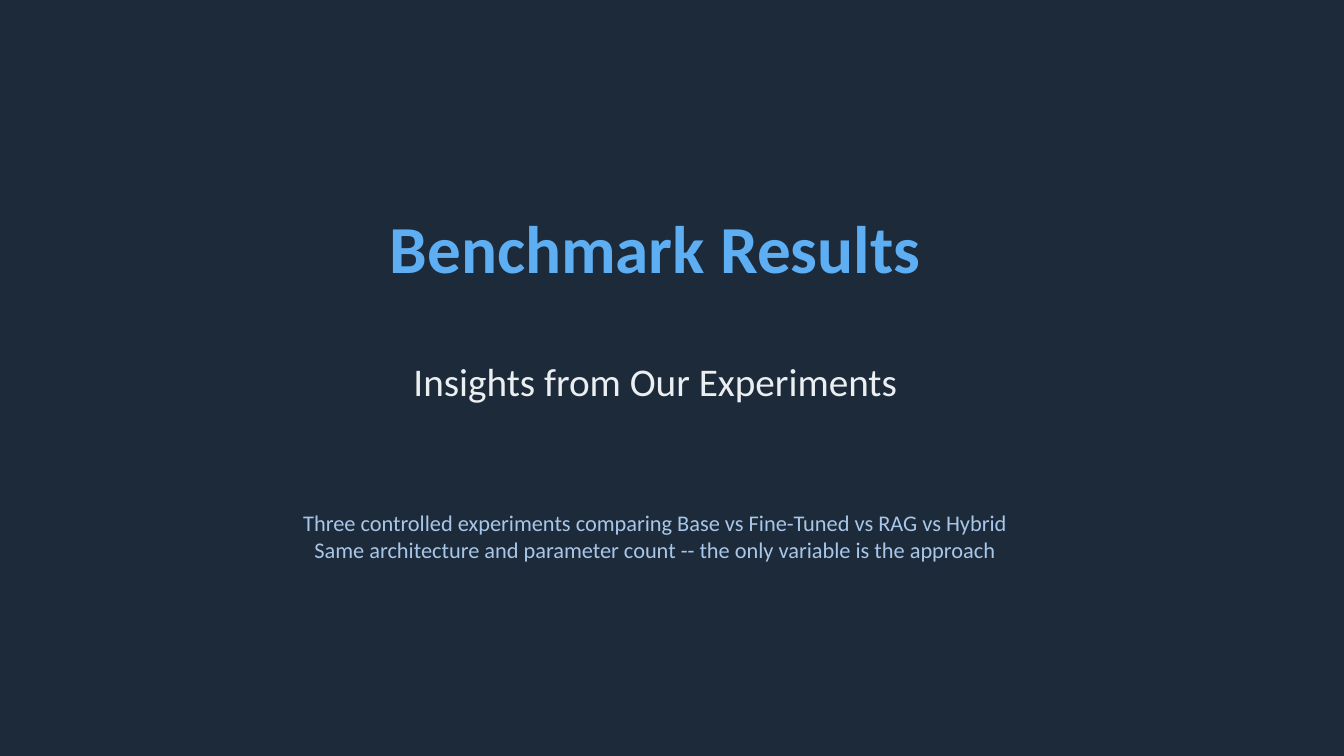
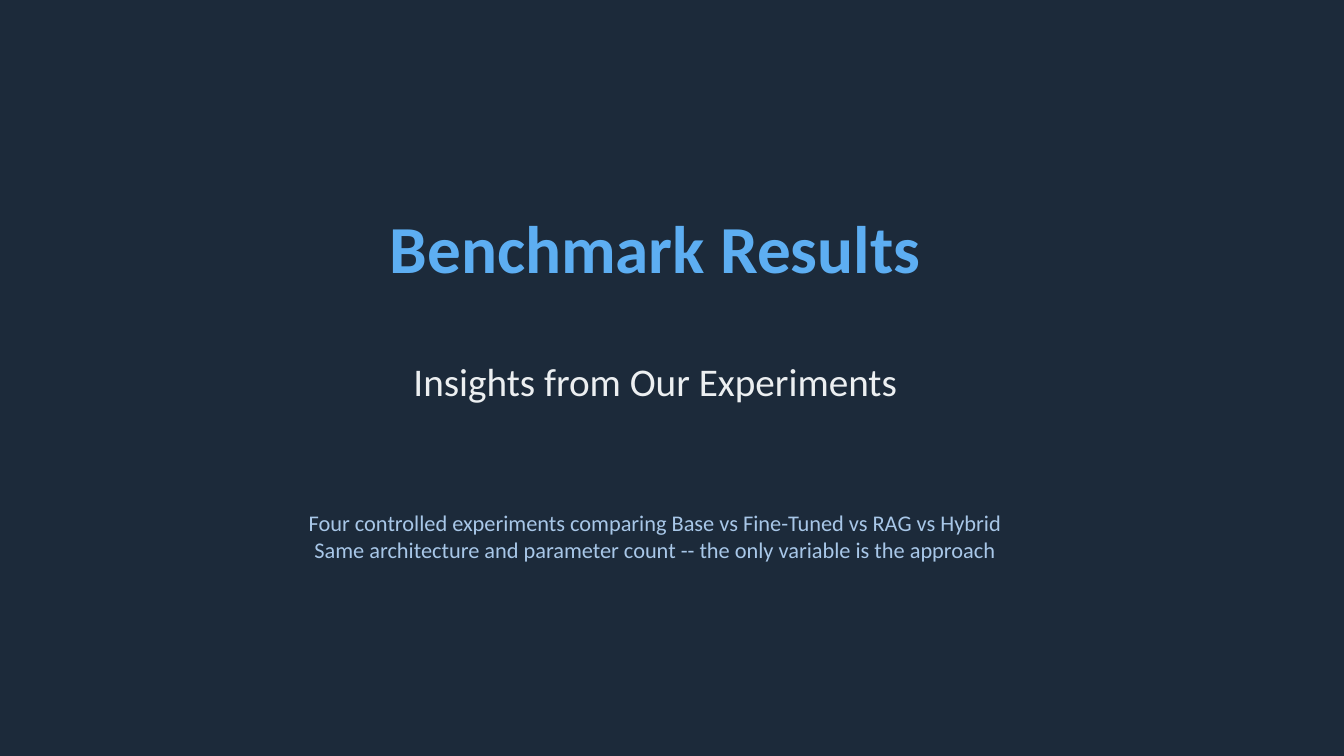
Before and after one commit to intelliswarm-ai/finetune-vs-rag, a slide deck: slide 29 of presentation.pptx (slide 28 before the commit). Drawn at 1344x756 pixels with LibreOffice and Linux fonts; fonts in the diff are those of the drawing. Boxes give left, top, right and bottom in pixels: in the first picture for what was removed or moved away, otherwise in the second. Text is boxed around its words. In the diff, an @@ line names an element or a change of style, - is before the commit and + after.

```diff
--- a/presentation.pptx
+++ b/presentation.pptx
@@ text at [309,515,1000,562]: text changed @@
-Three controlled experiments comparing Base vs Fine-Tuned vs RAG vs Hybrid
-Same architecture and parameter count -- the only variable is the approach
+Four controlled experiments comparing Base vs Fine-Tuned vs RAG vs Hybrid
+Same architecture and parameter count -- the only variable is the approach
```
Also in this commit, not shown: 46 other slides changed, 7 slides added, 2 other files.
